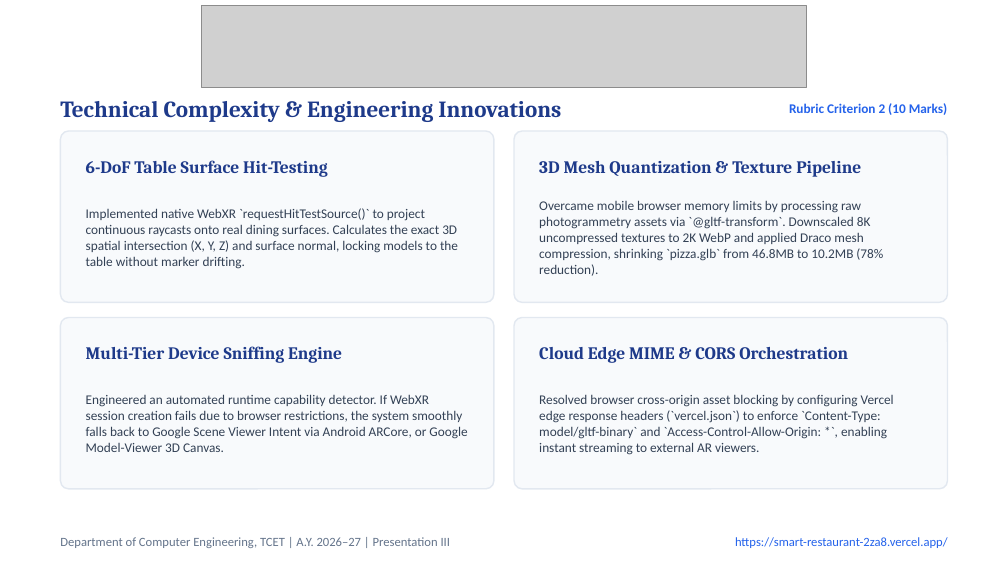
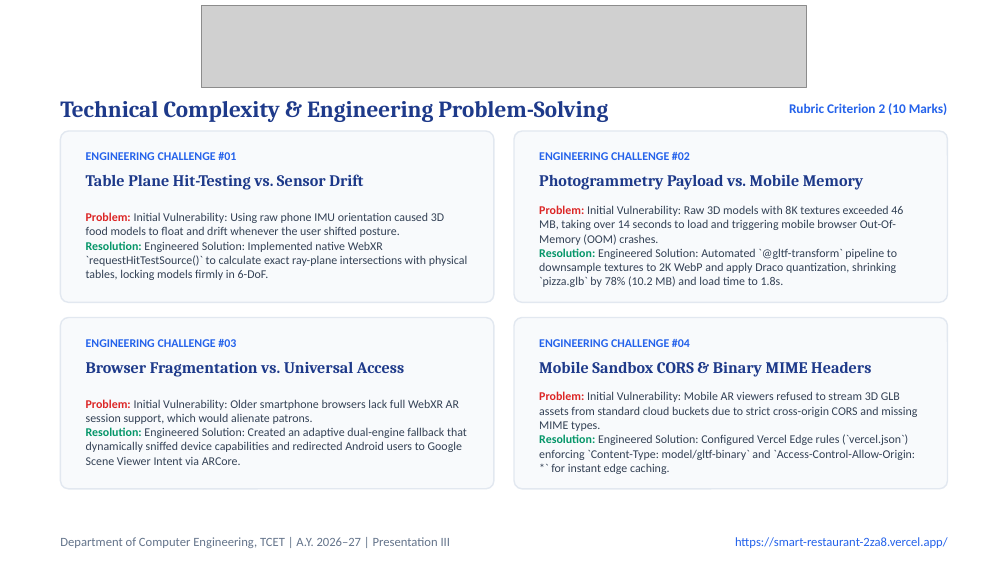
Before and after one commit to MANAV0060/Smart-Restaurant, a slide deck: slide 7 of Smart_Restaurant_Presentation_III.pptx. Drawn at 1008x567 pixels with LibreOffice and Linux fonts; fonts in the diff are those of the drawing; grey boxes stand for pictures. Boxes give left, top, right and bottom in pixels: in the first picture for what was removed or moved away, otherwise in the second. Text is boxed around its words. In the diff, an @@ line names an element or a change of style, - is before the commit and + after.

Commit message:
style(presentation): humanize slide layouts with data callouts, stepper workflows, and engineering problem-solving

```diff
--- a/Smart_Restaurant_Presentation_III.pptx
+++ b/Smart_Restaurant_Presentation_III.pptx
@@ text at [60, 101, 608, 122]: text changed @@
-Technical Complexity & Engineering Innovations
+Technical Complexity & Engineering Problem-Solving
@@ text at [86, 174, 363, 190]: text changed; size 12.5 to 11.5 pt @@
-6-DoF Table Surface Hit-Testing
+Table Plane Hit-Testing vs. Sensor Drift
@@ text added at [86, 152, 236, 160], 8.5 pt, text #2563EB, bold @@
+ENGINEERING CHALLENGE #01
@@ text removed at [539, 161, 861, 177] @@
-3D Mesh Quantization & Texture Pipeline
@@ text added at [539, 152, 690, 160], 8.5 pt, text #2563EB, bold @@
+ENGINEERING CHALLENGE #02
@@ text added at [539, 175, 864, 190], 11.5 pt, text #1E3A8A, bold @@
+Photogrammetry Payload vs. Mobile Memory
@@ text at [539, 205, 903, 287]: text changed; size 9.5 to 8.5 pt @@
-Overcame mobile browser memory limits by processing raw photogrammetry assets via `@gltf-transform`. Downscaled 8K uncompressed textures to 2K WebP and applied Draco mesh compression, shrinking `pizza.glb` from 46.8MB to 10.2MB (78% reduction).
+Problem: Initial Vulnerability: Raw 3D models with 8K textures exceeded 46 MB, taking over 14 seconds to load and triggering mobile browser Out-Of-Memory (OOM) crashes.
+Resolution: Engineered Solution: Automated `@gltf-transform` pipeline to downsample textures to 2K WebP and apply Draco quantization, shrinking `pizza.glb` by 78% (10.2 MB) and load time to 1.8s.
@@ text at [86, 212, 467, 280]: text changed; size 9.5 to 8.5 pt @@
-Implemented native WebXR `requestHitTestSource()` to project continuous raycasts onto real dining surfaces. Calculates the exact 3D spatial intersection (X, Y, Z) and surface normal, locking models to the table without marker drifting.
+Problem: Initial Vulnerability: Using raw phone IMU orientation caused 3D food models to float and drift whenever the user shifted posture.
+Resolution: Engineered Solution: Implemented native WebXR `requestHitTestSource()` to calculate exact ray-plane intersections with physical tables, locking models firmly in 6-DoF.
@@ text removed at [86, 346, 342, 363] @@
-Multi-Tier Device Sniffing Engine
@@ text added at [86, 339, 236, 347], 8.5 pt, text #2563EB, bold @@
+ENGINEERING CHALLENGE #03
@@ text removed at [539, 347, 848, 363] @@
-Cloud Edge MIME & CORS Orchestration
@@ text added at [539, 339, 690, 347], 8.5 pt, text #2563EB, bold @@
+ENGINEERING CHALLENGE #04
@@ text added at [86, 362, 404, 377], 11.5 pt, text #1E3A8A, bold @@
+Browser Fragmentation vs. Universal Access
@@ text added at [539, 362, 871, 377], 11.5 pt, text #1E3A8A, bold @@
+Mobile Sandbox CORS & Binary MIME Headers
@@ text at [86, 399, 467, 465]: text changed; size 9.5 to 8.5 pt @@
-Engineered an automated runtime capability detector. If WebXR session creation fails due to browser restrictions, the system smoothly falls back to Google Scene Viewer Intent via Android ARCore, or Google Model-Viewer 3D Canvas.
+Problem: Initial Vulnerability: Older smartphone browsers lack full WebXR AR session support, which would alienate patrons.
+Resolution: Engineered Solution: Created an adaptive dual-engine fallback that dynamically sniffed device capabilities and redirected Android users to Google Scene Viewer Intent via ARCore.
@@ text at [539, 391, 917, 474]: text changed; size 9.5 to 8.5 pt @@
-Resolved browser cross-origin asset blocking by configuring Vercel edge response headers (`vercel.json`) to enforce `Content-Type: model/gltf-binary` and `Access-Control-Allow-Origin: *`, enabling instant streaming to external AR viewers.
+Problem: Initial Vulnerability: Mobile AR viewers refused to stream 3D GLB assets from standard cloud buckets due to strict cross-origin CORS and missing MIME types.
+Resolution: Engineered Solution: Configured Vercel Edge rules (`vercel.json`) enforcing `Content-Type: model/gltf-binary` and `Access-Control-Allow-Origin: *` for instant edge caching.
```
Also in this commit, not shown: 4 other slides changed, 2 slides added, 2 slides removed, 1 other file.
